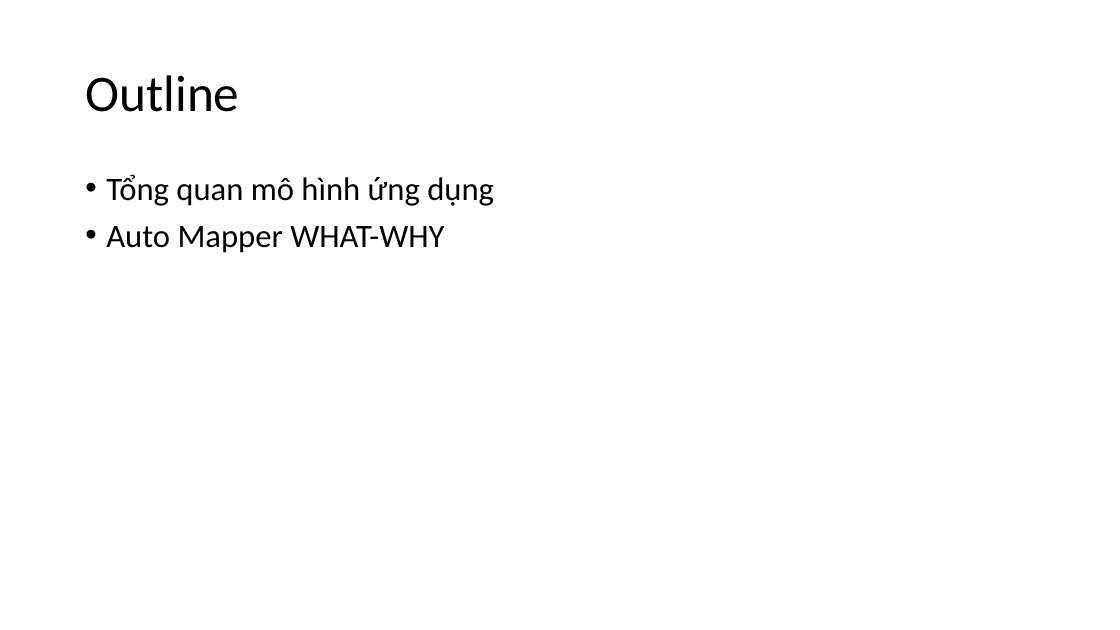
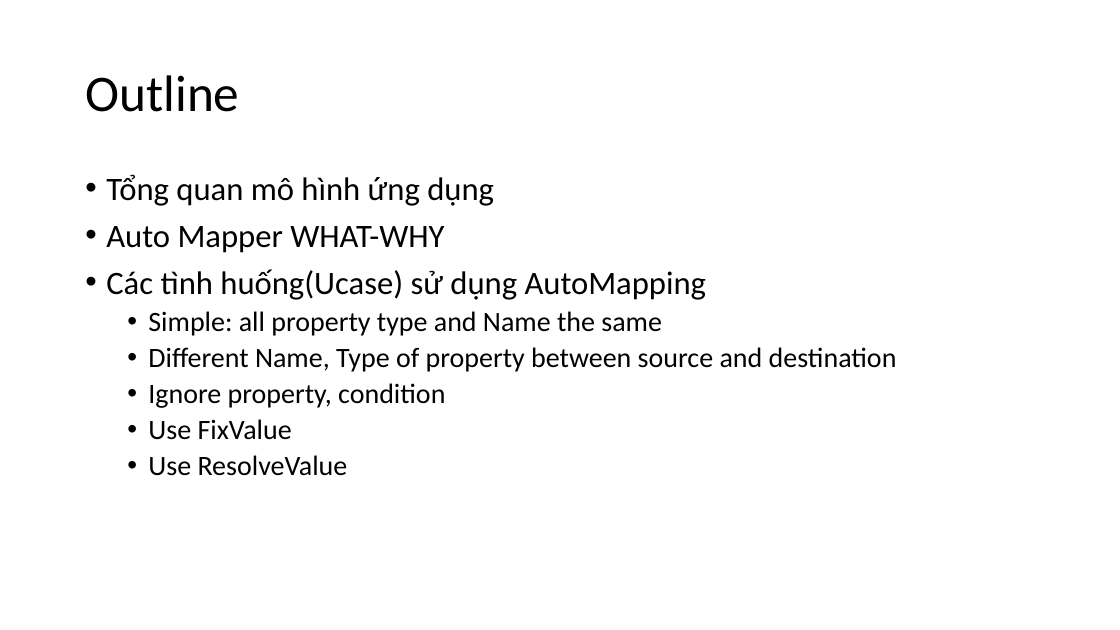
Before and after one commit to lamhongbac/LoggingDemo, a slide deck: slide 2 of WpfStudy/Documents/AutoMapper Tutorial.pptx. Drawn at 1120x630 pixels with LibreOffice and Linux fonts; fonts in the diff are those of the drawing. Boxes give left, top, right and bottom in pixels: in the first picture for what was removed or moved away, otherwise in the second. Text is boxed around its words. In the diff, an @@ line names an element or a change of style, - is before the commit and + after.

Commit message:
update auto mapper study, profile and DI

```diff
--- a/WpfStudy/Documents/AutoMapper Tutorial.pptx
+++ b/WpfStudy/Documents/AutoMapper Tutorial.pptx
@@ text at [106,269,897,476]: paragraphs added @@
+• Các tình huống(Ucase) sử dụng AutoMapping
+  • Simple: all property type and Name the same
+  • Different Name, Type of property between source and destination
+  • Ignore property, condition
+  • Use FixValue
+  • Use ResolveValue
```
Also in this commit, not shown: 3 other slides changed, 2 slides added, 7 other files.
